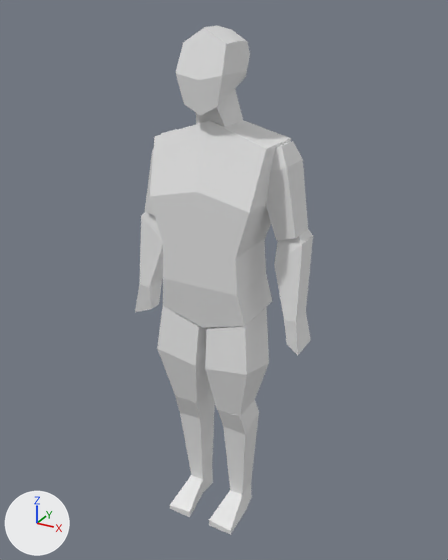
An edit to the glTF model Import/Player.glb, drawn before and after from the same camera.
Both versions are drawn from a 50 mm lens placed at (1.015, -1.789, 1.917), pointed at (-0.007, 0.071, 0.987). Lighting does not change. The marker at lower left points along +X, +Y and +Z. Vertices at the same position are counted once.
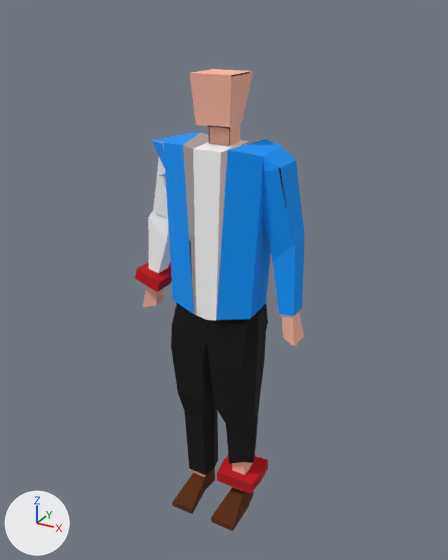
What differs and where, as boxes [x1, y1, x2, y2] in the pictures (448 x 560 px):
'Cube', reshaped (9% shorter): before [135, 25, 313, 534]; after [135, 69, 305, 531]
part 1 of me_cube_001, rebuilt (8% wider, 8% taller): before [150, 120, 291, 328]; after [152, 123, 305, 347]
part 2 of me_cube_001, rebuilt (14% wider): before [209, 400, 259, 534]; after [211, 398, 268, 531]
part 3 of me_cube_001, rebuilt: before [170, 390, 215, 517]; after [172, 393, 218, 514]
part 4 of me_cube_001, rebuilt: before [135, 212, 163, 312]; after [135, 211, 172, 307]
part 5 of me_cube_001, rebuilt: before [196, 89, 243, 127]; after [190, 69, 253, 128]
part 6 of me_cube_001, rebuilt: before [205, 307, 269, 416]; after [171, 303, 268, 414]
part 7 of me_cube_001, rebuilt: before [145, 129, 177, 216]; after [153, 157, 168, 219]
part 8 of me_cube_001, deleted: before [176, 25, 250, 116]
part 9 of me_cube_001, deleted: before [274, 229, 313, 356]
part 10 of me_cube_001, deleted: before [157, 306, 211, 403]
part 11 of me_cube_001, deleted: before [266, 141, 308, 240]

Diff of the bpy script that builds the scene:
```diff
--- a/Import/Player.glb.py
+++ b/Import/Player.glb.py
@@ img_ass @@
+img_ass = load_image('Ass', '_unpacked/Ass', 1024, 1024, 'sRGB')
@@ mat_material @@
+mat_material = principled_material('Material')
+mat_material.texture = img_ass
+mat_material.roughness = 1.0
@@ me_cube_001 @@
 # used by ob_cube; location = (0.0, 0.0, 0.0)
-me_cube_001.from_pydata(...)  # 190 vertices, 336 faces; spans x -0.34..0.34, y -0.15..0.16, z 0.0..1.87
+me_cube_001.from_pydata(...)  # 291 vertices, 557 faces; spans x -0.33..0.32, y -0.13..0.25, z 0.0..1.73
+# me_cube_001 part 1: the loose piece of 30 vertices spanning x -0.21..0.21, y -0.12..0.16, z 0.87..1.59 is rebuilt with 90 vertices and now spans x -0.27..0.32, y -0.08..0.25, z 0.84..1.56, in mat_material (picture img_ass)
+# me_cube_001 part 2: the loose piece of 20 vertices spanning x 0.05..0.15, y -0.15..0.08, z 0.0..0.52 is rebuilt with 64 vertices and now spans x 0.01..0.18, y -0.13..0.13, z 0.0..0.52, in mat_material (picture img_ass)
+# me_cube_001 part 3: the loose piece of 20 vertices spanning x -0.15..-0.05, y -0.15..0.08, z 0.0..0.52 is rebuilt with 40 vertices and now spans x -0.16..-0.02, y -0.13..0.11, z 0.0..0.52, in mat_material (picture img_ass)
+# me_cube_001 part 4: the loose piece of 16 vertices spanning x -0.34..-0.22, y -0.04..0.1, z 0.82..1.23 is rebuilt with 32 vertices and now spans x -0.33..-0.21, y -0.04..0.1, z 0.84..1.23, in mat_material (picture img_ass)
+# me_cube_001 part 5: the loose piece of 14 vertices spanning x -0.05..0.05, y -0.06..0.1, z 1.56..1.69 is rebuilt with 8 vertices and now spans x -0.08..0.08, y -0.03..0.12, z 1.56..1.73, in mat_material (picture img_ass)
+# me_cube_001 part 6: the loose piece of 12 vertices spanning x 0.02..0.19, y -0.12..0.07, z 0.52..0.92 is rebuilt with 45 vertices and now spans x -0.17..0.17, y -0.08..0.12, z 0.52..0.92, in mat_material (picture img_ass)
+# me_cube_001 part 7: the loose piece of 12 vertices spanning x -0.3..-0.14, y 0.0..0.13, z 1.2..1.52 is rebuilt with 12 vertices and now spans x -0.27..-0.14, y 0.01..0.11, z 1.2..1.49, in mat_material (picture img_ass)
+# me_cube_001 part 8: the loose piece of 26 vertices spanning x -0.08..0.08, y -0.1..0.12, z 1.61..1.87 is deleted
+# me_cube_001 part 9: the loose piece of 16 vertices spanning x 0.22..0.34, y -0.04..0.1, z 0.82..1.23 is deleted
+# me_cube_001 part 10: the loose piece of 12 vertices spanning x -0.19..-0.02, y -0.12..0.07, z 0.52..0.92 is deleted
+# me_cube_001 part 11: the loose piece of 12 vertices spanning x 0.14..0.3, y 0.0..0.13, z 1.2..1.52 is deleted
+me_cube_001.materials.append(mat_material)  # picture img_ass
```
